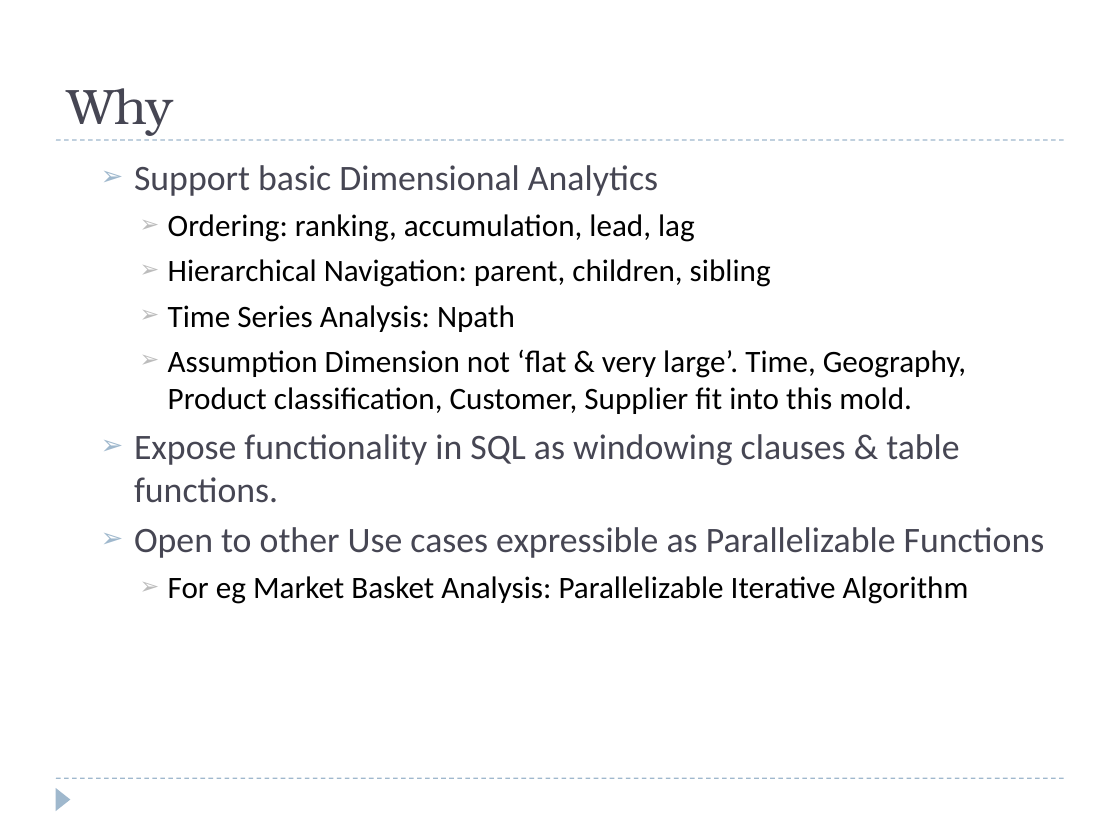
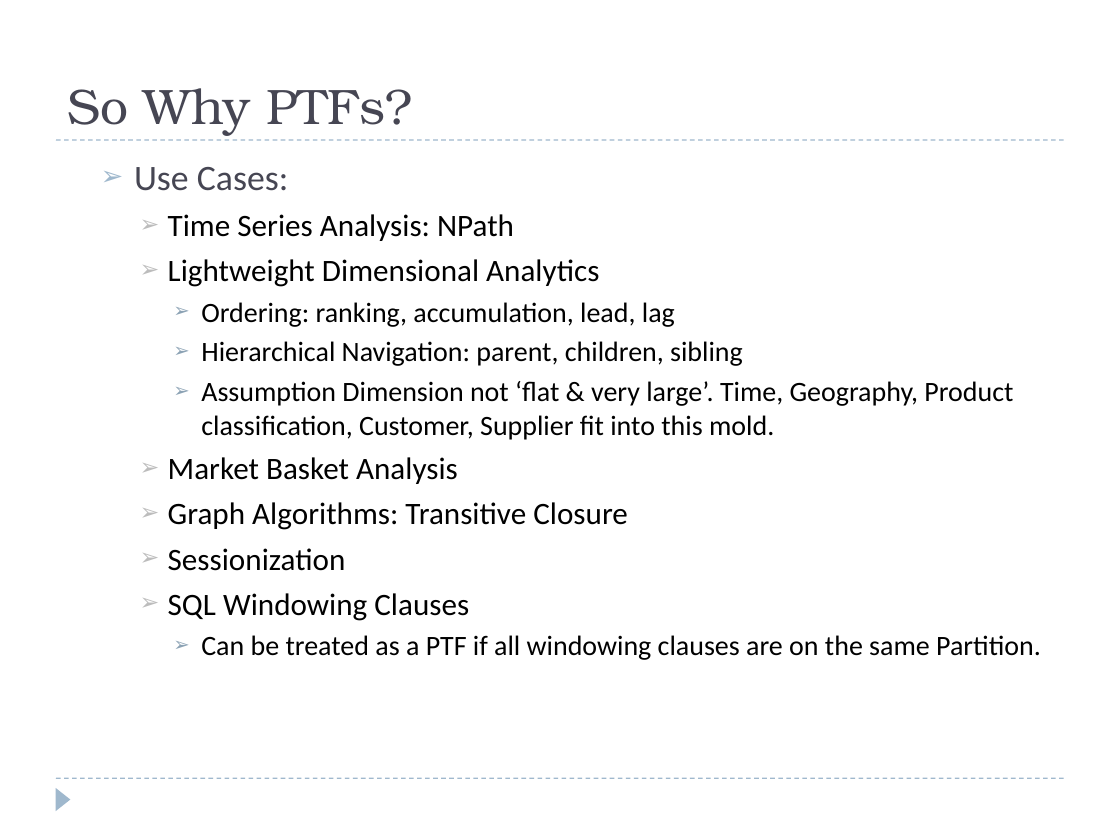
Before and after one commit to hbutani/SQLWindowing, a slide deck: slide 7 of docs/SQW.ppt (slide 2 before the commit). Drawn at 1120x840 pixels with LibreOffice and Linux fonts; fonts in the diff are those of the drawing. Boxes give left, top, right and bottom in pixels: in the first picture for what was removed or moved away, otherwise in the second. Text is boxed around its words. In the diff, an @@ line names an element or a change of style, - is before the commit and + after.

Commit message:
update powerpoint

```diff
--- a/docs/SQW.ppt
+++ b/docs/SQW.ppt
@@ title at (67, 88, 412, 136): text changed @@
-Why
+So Why PTFs?
@@ text at (134, 167, 599, 287): text changed; size 23 to 20 pt; text colour #464653 to #000000 @@
-  ➢ Support basic Dimensional Analytics
+  ➢ Use Cases:
+    ➢ Time Series Analysis: NPath
+    ➢ Lightweight Dimensional Analytics
@@ text at (168, 305, 515, 332): paragraph removed @@
-    ➢ Time Series Analysis: Npath
@@ text at (201, 302, 1013, 440): size 20 to 18 pt in "Ordering: ranking, accumulation, lead, lag", "Hierarchical Navigation: parent, children, sibling", "Assumption Dimension not ‘flat & very large’. ..."; list level 3 to 4 in "Ordering: ranking, accumulation, lead, lag"; bullet colour #BCBCBC to #8BA2B4; list level 3 to 4 in "Hierarchical Navigation: parent, children, sibling"; list level 3 to 4 in "Assumption Dimension not ‘flat & ..." @@
@@ text at (168, 457, 1041, 660): text changed; size 23 to 20 pt; text colour #464653 to #000000 @@
-  ➢ Expose functionality in SQL as windowing clauses & table functions.
-  ➢ Open to other Use cases expressible as Parallelizable Functions
-    ➢ For eg Market Basket Analysis: Parallelizable Iterative Algorithm
+    ➢ Market Basket Analysis
+    ➢ Graph Algorithms: Transitive Closure
+    ➢ Sessionization
+    ➢ SQL Windowing Clauses
+      ➢ Can be treated as a PTF if all windowing clauses are on the same Partition.
```
Also in this commit, not shown: 4 other slides changed, 13 slides added.
